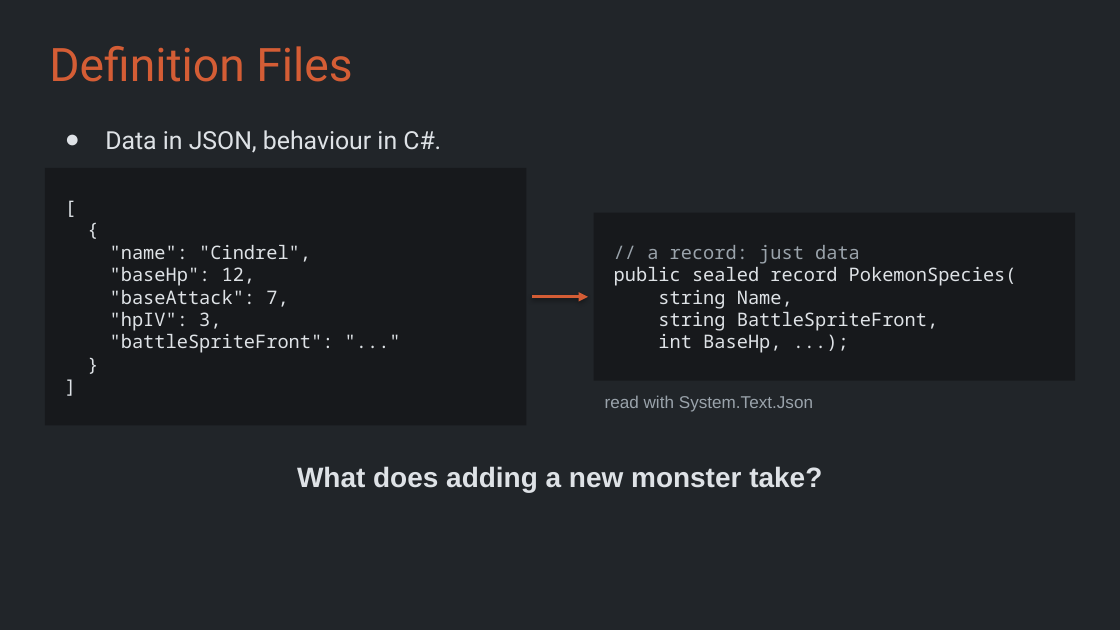
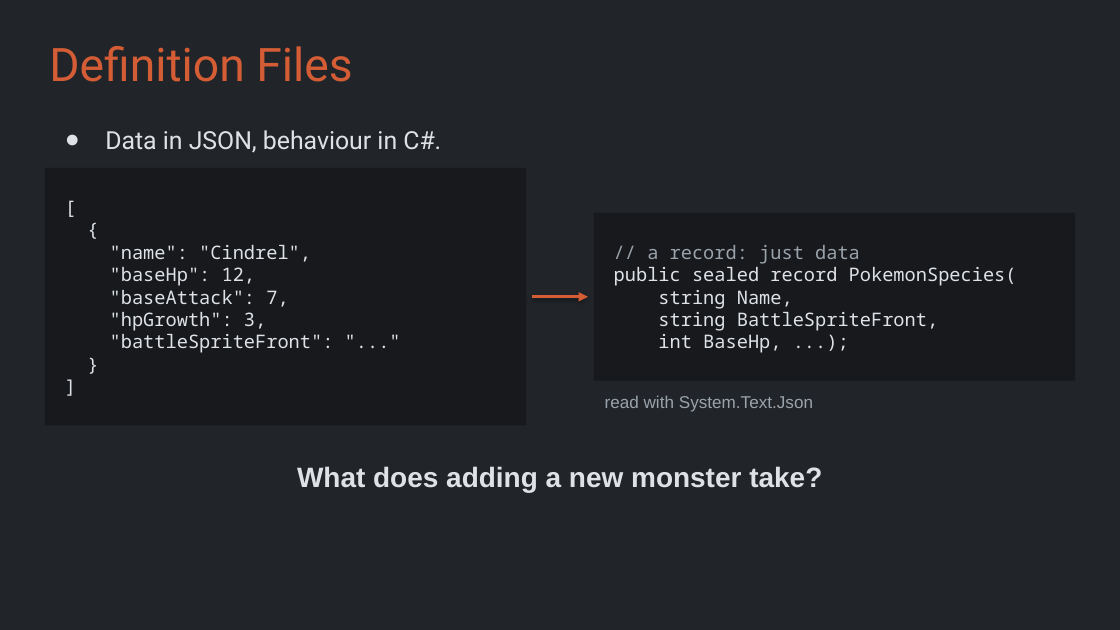
Before and after one commit to Metamate/gar, a slide deck: slide 21 of slides/10 Pokemon.pptx. Drawn at 1120x630 pixels with LibreOffice and Linux fonts; fonts in the diff are those of the drawing. Boxes give left, top, right and bottom in pixels: in the first picture for what was removed or moved away, otherwise in the second. Text is boxed around its words. In the diff, an @@ line names an element or a change of style, - is before the commit and + after.

```diff
--- a/slides/10 Pokemon.pptx
+++ b/slides/10 Pokemon.pptx
@@ text in rectangle at [110,312,266,331]: text changed @@
-"hpIV": 3,
+"hpGrowth": 3,
```
Also in this commit, not shown: 2 other slides changed, 11 other files.
